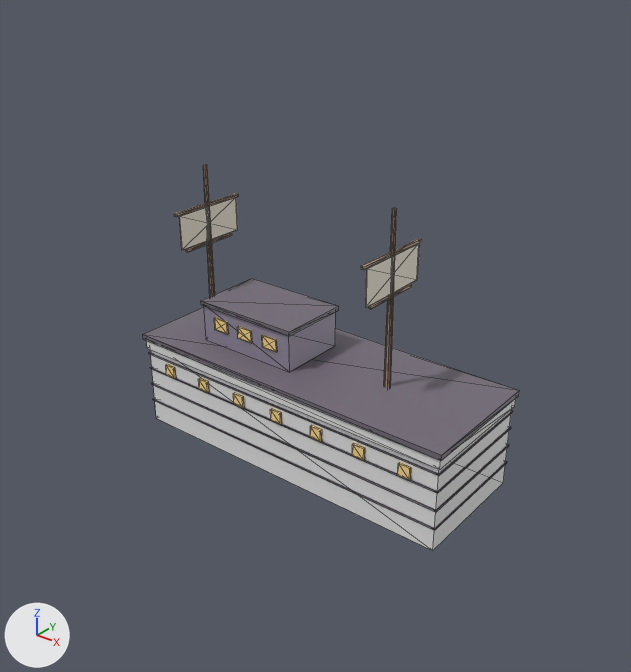
Two versions of the glTF model brinehollow/assets/models.glb, one commit apart.
Camera for both pictures: a camera (50 mm lens) standing at (59.0, -74.5, 60.1) and looking at (1.0, -2.0, 15.1). Every picture has the same lights, and +X, +Y and +Z are marked at lower left. The older version comes first. Mesh edges are drawn as thin lines.

Script lines for the objects in view, before the commit:
```python
me_ship = bpy.data.meshes.new('ship')
me_ship.from_pydata(...)  # 312 vertices, 476 faces; spans x -22.5..22.5, y -8.5..8.5, z -2.0..32.0
# faces by material slot: [12, 72, 12, 240, 12, 104, 24]
me_ship.materials.append(mat_hull)  # white #e7e7e7
me_ship.materials.append(mat_c_2c2630)  # grey #736c78
me_ship.materials.append(mat_team)  # white #e7e7e7
me_ship.materials.append(mat_glow_ffb648)  # beige #ffdc91
me_ship.materials.append(mat_c_4a4258)  # grey #938b9f
me_ship.materials.append(mat_c_6b4a34)  # beige #ad937d
me_ship.materials.append(mat_c_c8b99a)  # pale yellow #e5ddcc
ob_ship = bpy.data.objects.new('ship', me_ship)
ob_ship.location = (0.0, 0.0, 0.0)
```
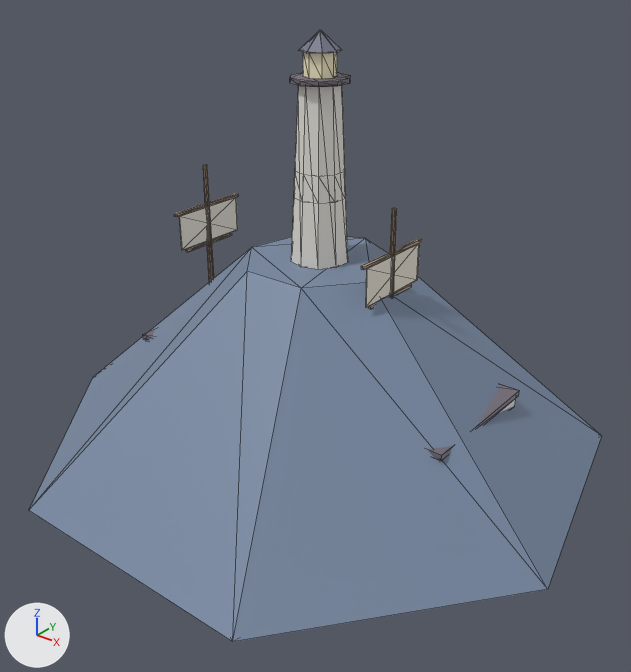
Diff of the bpy script that builds the scene:
```diff
--- a/brinehollow/assets/models.glb.py
+++ b/brinehollow/assets/models.glb.py
@@ mat_c_7a3a30 @@
+mat_c_7a3a30 = principled_material('c_7a3a30')
+mat_c_7a3a30.base_color = (0.478, 0.227, 0.188)  # pink #b88378
@@ mat_glow_ffe9a0 @@
+mat_glow_ffe9a0 = principled_material('glow_ffe9a0')
+mat_glow_ffe9a0.base_color = (1.0, 0.914, 0.627)  # beige #fff5cf
@@ mat_c_2f3f5c @@
+mat_c_2f3f5c = principled_material('c_2f3f5c')
+mat_c_2f3f5c.base_color = (0.184, 0.247, 0.361)  # blue #7788a2
@@ mat_c_cfc8b8 @@
+mat_c_cfc8b8 = principled_material('c_cfc8b8')
+mat_c_cfc8b8.base_color = (0.812, 0.784, 0.722)  # white #e9e5dd
@@ me_lighthouse @@
+me_lighthouse.from_pydata(...)  # a 7-sided cut cone along z (radius 36.0 at the low end, 9.0 at the high end) spanning x -35.1..35.1, y -32.4..36.0, z 0.0..24.0, material slot 0; a 10-sided cut cone along z (radius 3.4 at the low end, 2.4 at the high end) spanning x -3.2..3.2, y -3.4..3.4, z 24.0..44.0, material slot 1; a 10-sided cut cone along z (radius 3.0 at the low end, 2.9 at the high end) spanning x -2.9..2.9, y -3.0..3.0, z 31.5..34.5, material slot 2; a 10-sided cylinder along z spanning x -3.1..3.1, y -3.3..3.3, z 44.0..44.4, material slot 3; an 8-sided cylinder along z spanning x -1.8..1.8, y -1.8..1.8, z 44.5..47.1, material slot 4; an 8-sided cut cone along z (radius 2.3 at the low end, 0.1 at the high end) spanning x -2.3..2.3, y -2.3..2.3, z 47.1..49.1, material slot 5
+me_lighthouse.materials.append(mat_c_2f3f5c)  # blue #7788a2
+me_lighthouse.materials.append(mat_c_cfc8b8)  # white #e9e5dd
+me_lighthouse.materials.append(mat_c_7a3a30)  # pink #b88378
+me_lighthouse.materials.append(mat_c_2c2630)  # grey #736c78
+me_lighthouse.materials.append(mat_glow_ffe9a0)  # beige #fff5cf
+me_lighthouse.materials.append(mat_c_2c3040)  # greyish blue #737889
@@ ob_lighthouse @@
+ob_lighthouse = bpy.data.objects.new('lighthouse', me_lighthouse)
+ob_lighthouse.location = (0.0, 0.0, 0.0)
```

What differs and where, as boxes (x1, y1, x2, y2) in the pictures (631 x 672 px):
'lighthouse', added: after (29, 30, 602, 642)
    faces in mat_c_2f3f5c (blue #7788a2): (29, 237, 602, 642)
    faces in mat_c_cfc8b8 (white #e9e5dd): (291, 85, 348, 270)
    faces in mat_glow_ffe9a0 (beige #fff5cf): (303, 52, 337, 79)
    faces in mat_c_2c2630 (grey #736c78): (290, 72, 350, 87)
    faces in mat_c_2c3040 (greyish blue #737889): (299, 30, 342, 54)
'ship', unchanged, covered by the edit: before (143, 165, 520, 551); after (143, 165, 520, 461)
